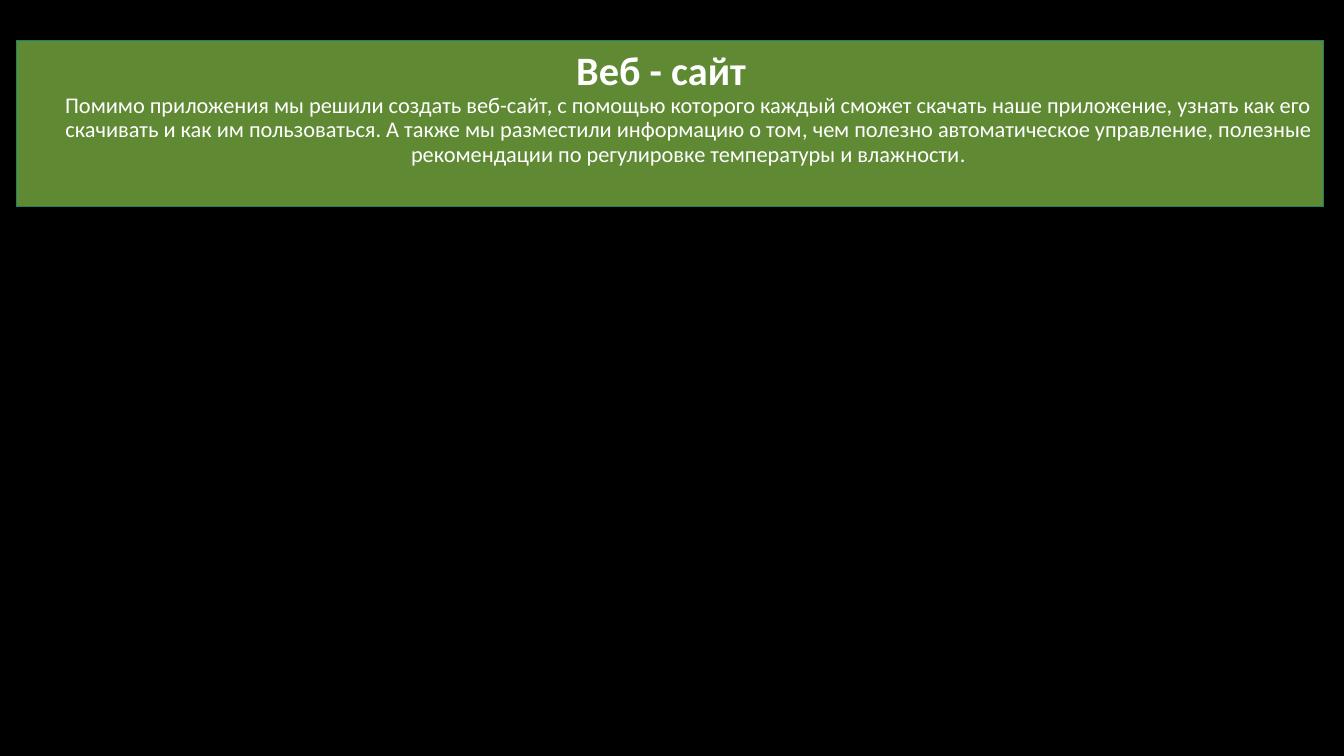
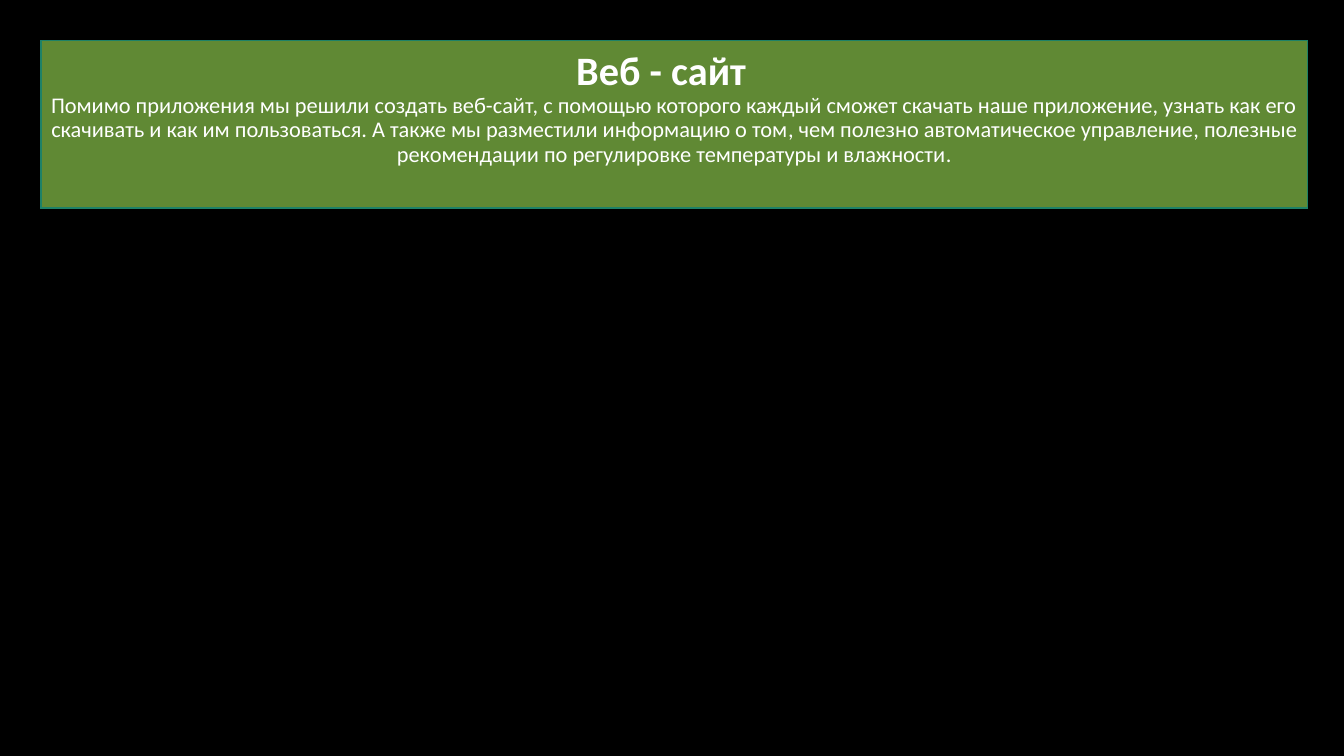
Before and after one commit to voronov-nikita/teplica-predprof, a slide deck: slide 5 of документация и презентация/Автоматизированная система удаленного управления теплицей.pptx. Drawn at 1344x756 pixels with LibreOffice and Linux fonts; fonts in the diff are those of the drawing; background and template pictures are left out. Boxes give left, top, right and bottom in pixels: in the first picture for what was removed or moved away, otherwise in the second. Text is boxed around its words. In the diff, an @@ line names an element or a change of style, - is before the commit and + after.

Commit message:
презентация

```diff
--- a/документация и презентация/Автоматизированная система удаленного управления теплицей.pptx
+++ b/документация и презентация/Автоматизированная система удаленного управления теплицей.pptx
@@ rectangle: place and size @@
-rectangle at [16,40,1324,207]
+rectangle at [41,40,1309,208]
@@ text "Помимо приложения мы решили создать ...": place and size @@
-text "Помимо приложения мы решили создать ..." at [65,98,1311,166]
+text "Помимо приложения мы решили создать ..." at [51,98,1297,166]
```
